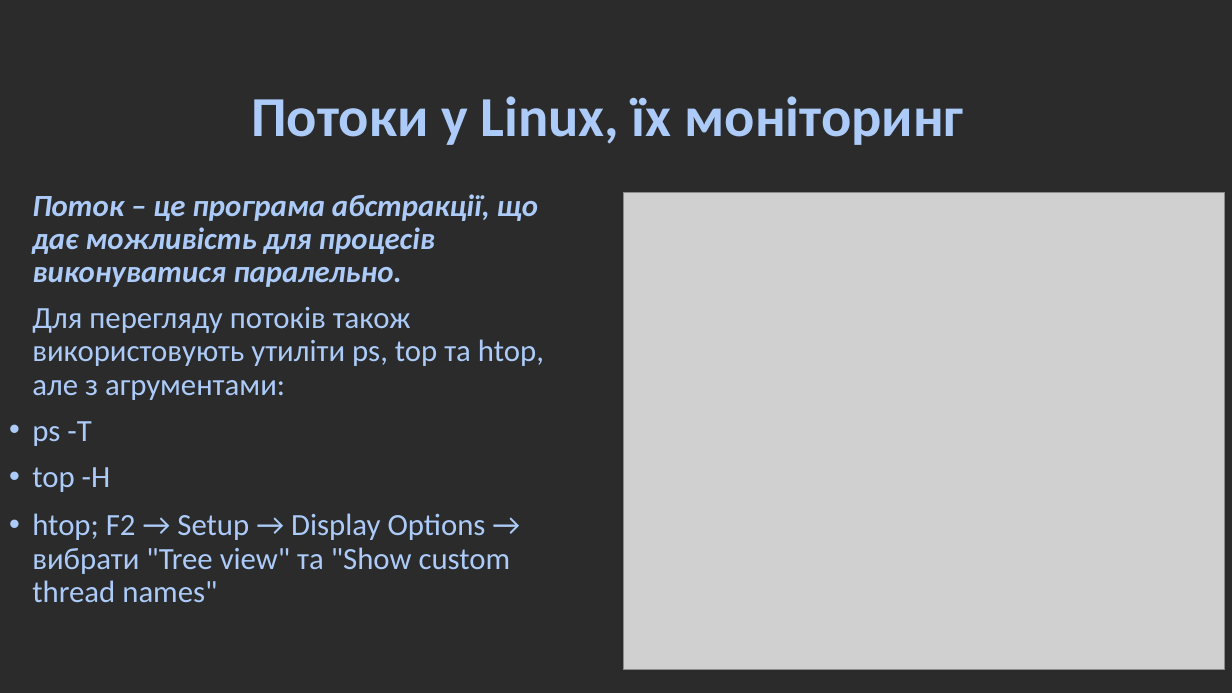
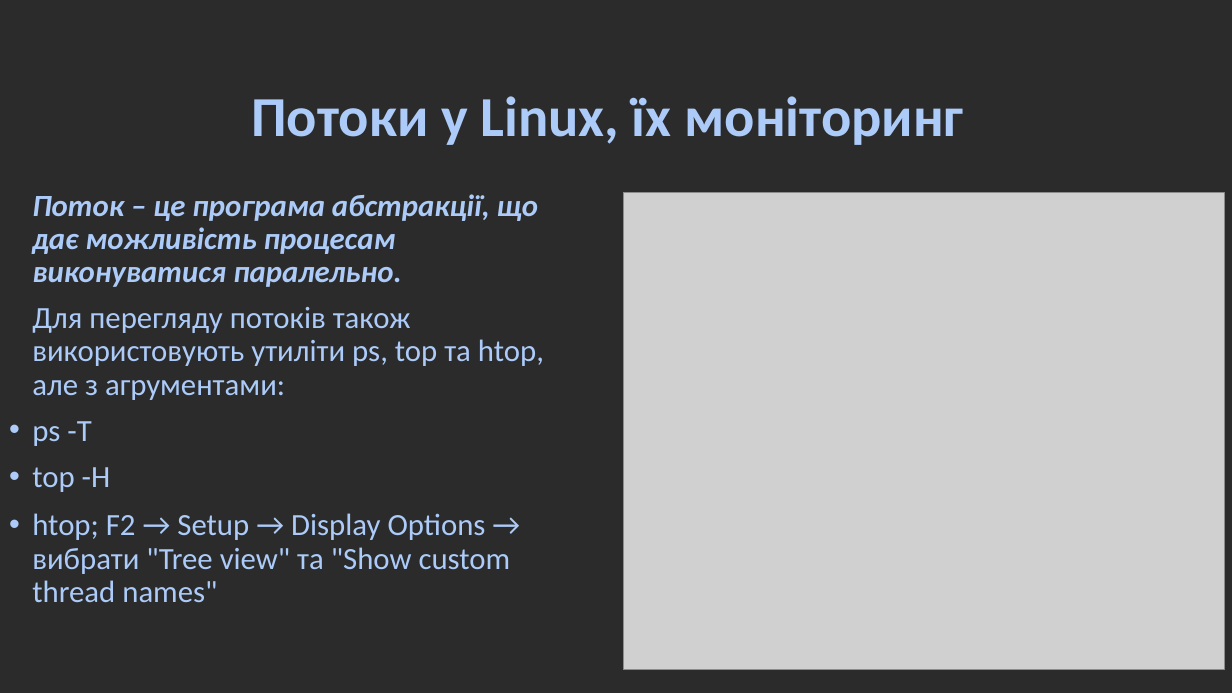
Before and after one commit to millennium02/SRS_L5, a slide deck: slide 6 of linux_ps&threads.odp. Drawn at 1232x693 pixels with LibreOffice and Linux fonts; fonts in the diff are those of the drawing; grey boxes stand for pictures; background and template pictures are left out; a plain dark background stands for a picture behind light text. Boxes give left, top, right and bottom in pixels: in the first picture for what was removed or moved away, otherwise in the second. Text is boxed around its words. In the diff, an @@ line names an element or a change of style, - is before the commit and + after.

```diff
--- a/linux_ps&threads.odp
+++ b/linux_ps&threads.odp
@@ text at [32, 194, 538, 287]: text changed @@
-Поток – це програма абстракції, що дає можливість для процесів виконуватися паралельно.
+Поток – це програма абстракції, що дає можливість процесам виконуватися паралельно.
```
Also in this commit, not shown: 5 other slides changed, 8 slides removed, 1 other file.
